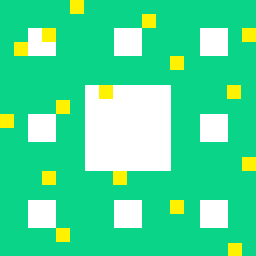
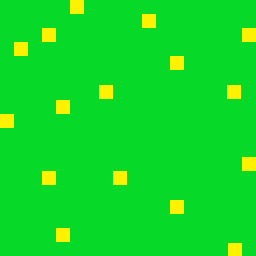
The second w=256, h=256 image is a revision of the first. Changes to its layers:
hid group "Group 1 copy 8" (9 layers) over [left=0, top=85, right=85, bottom=171]
hid group "Group 1 copy 7" (9 layers) over [left=0, top=171, right=85, bottom=256]
hid group "Group 1 copy 6" (9 layers) over [left=85, top=171, right=171, bottom=256]
hid group "Group 1 copy 5" (9 layers) over [left=171, top=171, right=256, bottom=256]
hid group "Group 1 copy 4" (9 layers) over [left=171, top=85, right=256, bottom=171]
hid group "Group 1 copy 3" (9 layers) over [left=171, top=0, right=256, bottom=85]
hid group "Group 1 copy 2" (9 layers) over [left=85, top=0, right=171, bottom=85]
hid group "Group 1 copy" (9 layers) over [left=0, top=0, right=85, bottom=85]
added layer "Rectangle 1 copy 23" in group "Group 1" over [left=84, top=85, right=178, bottom=179]
